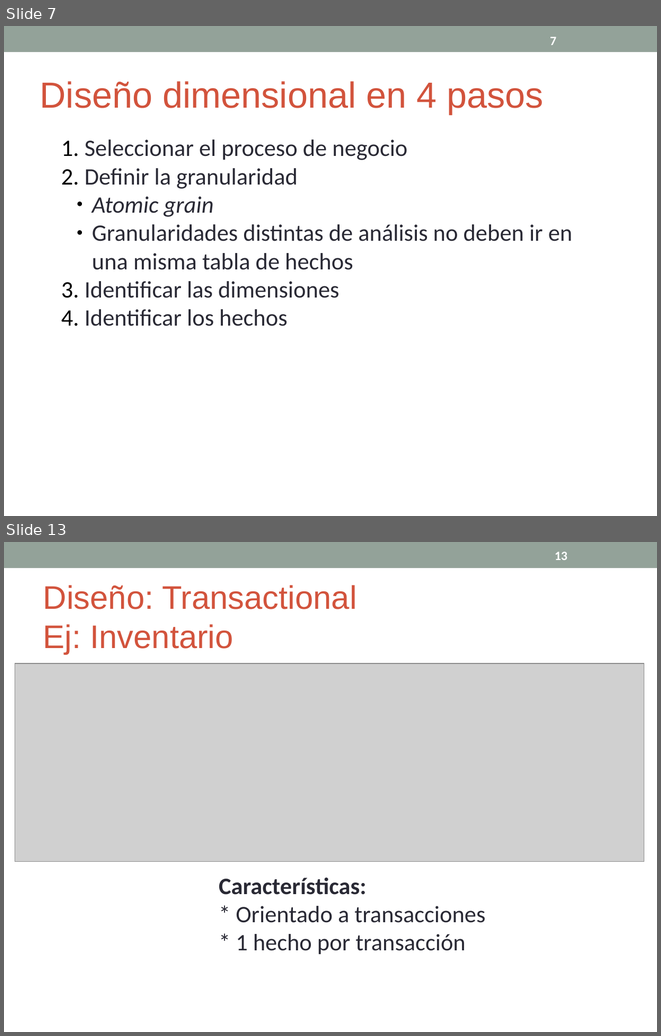
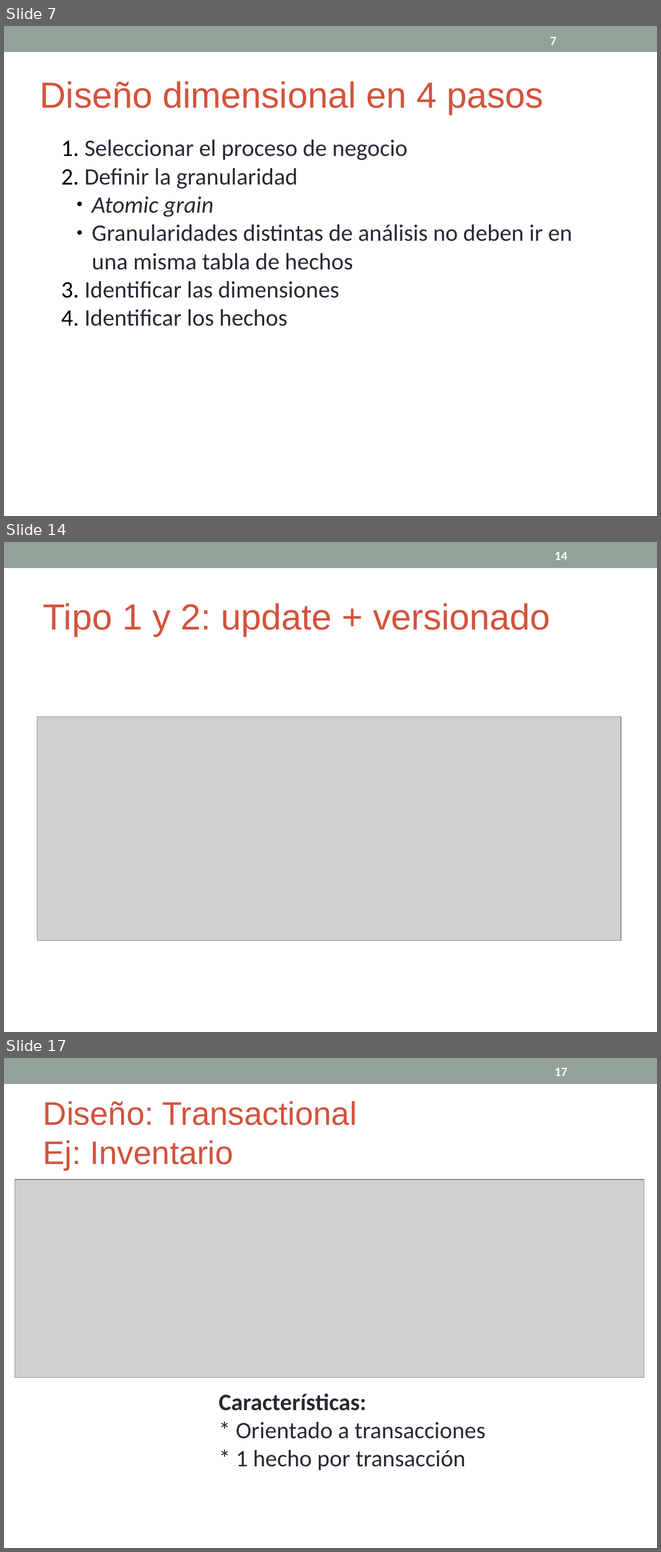
Before and after one commit to cdsparaguay/cursodwh, a slide deck: clases/DWH_Clase02.ppt. Shown one above the other, each under a label of ours: slides 7 and 13 before the commit, slides 7, 14 and 17 after it; the slides between them are not shown. The pictures are 661x1036 and 661x1552 pixels, drawn with LibreOffice and Linux fonts; fonts in the diff are those of the drawing; grey boxes stand for pictures. Boxes give left, top, right and bottom in pixels: in the first picture for what was removed or moved away, otherwise in the second. Text is boxed around its words. In the diff, an @@ line names an element or a change of style, - is before the commit and + after.

```diff
--- a/clases/DWH_Clase02.ppt
+++ b/clases/DWH_Clase02.ppt
@@ slide 14 added at [4,542,657,1032], background #FFFFFF; not listed: 1 template element that a slide beside it also shows @@
@@ page number added at [555,552,567,560], 14 pt, text #FFFFFF, bold @@
+14
@@ text added at [43,603,550,636], 40 pt, text #D2533C @@
+Tipo 1 y 2: update + versionado
@@ picture added at [37,717,621,941] @@
@@ what was slide 13 is now slide 17 @@
@@ page number at [555,1068,567,1076]: text changed @@
-13
+17
```
Also in this commit, not shown: 2 slides changed, 3 other slides added, 1 other file.
